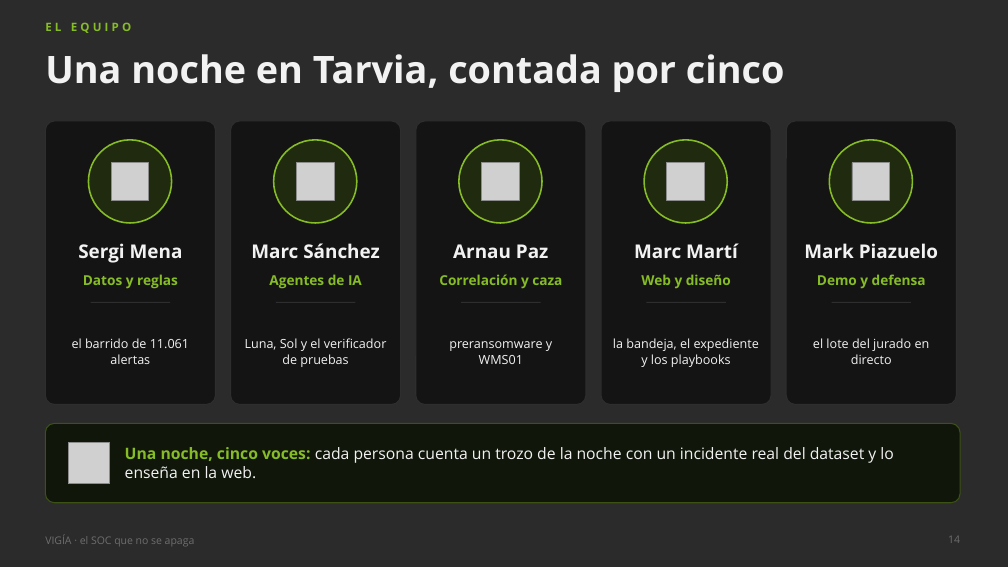
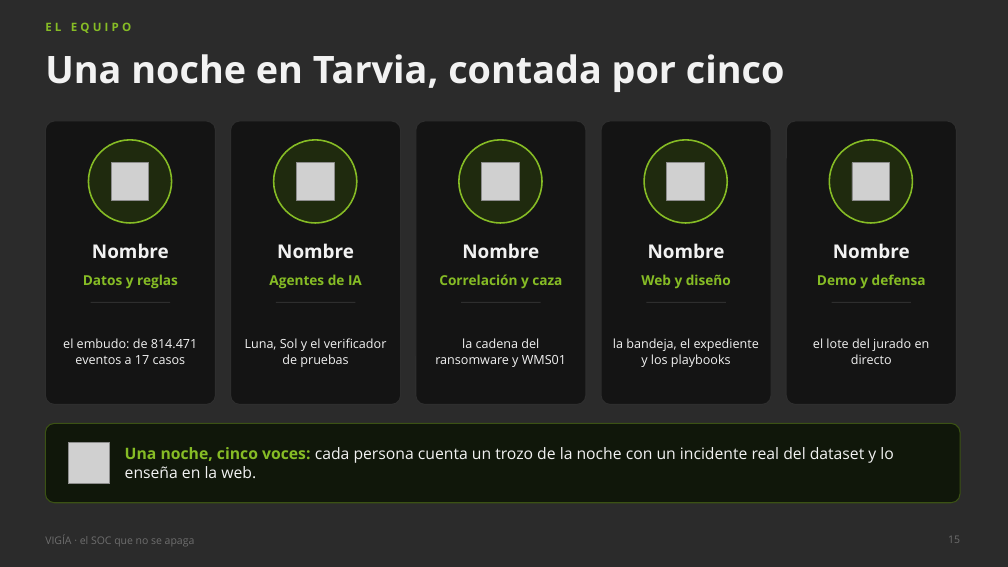
Before and after one commit to marcmarti9/Hack-2026-27, a slide deck: slide 15 of docs/presentacion/VIGIA_presentacion.pptx (slide 14 before the commit). Drawn at 1008x567 pixels with LibreOffice and Linux fonts; fonts in the diff are those of the drawing; grey boxes stand for pictures; background and template pictures are left out; a plain dark background stands for a picture behind light text. Boxes give left, top, right and bottom in pixels: in the first picture for what was removed or moved away, otherwise in the second. Text is boxed around its words. In the diff, an @@ line names an element or a change of style, - is before the commit and + after.

```diff
--- a/docs/presentacion/VIGIA_presentacion.pptx
+++ b/docs/presentacion/VIGIA_presentacion.pptx
@@ text at (x1=92, y1=243, x2=169, y2=258): text changed @@
-Sergi Mena
+Nombre
@@ text at (x1=277, y1=243, x2=354, y2=258): text changed @@
-Marc Sánchez
+Nombre
@@ text at (x1=462, y1=243, x2=539, y2=258): text changed @@
-Arnau Paz
+Nombre
@@ text at (x1=648, y1=243, x2=725, y2=258): text changed @@
-Marc Martí
+Nombre
@@ text at (x1=833, y1=243, x2=910, y2=258): text changed @@
-Mark Piazuelo
+Nombre
@@ text at (x1=63, y1=338, x2=197, y2=364): text changed @@
-el barrido de 11.061 alertas
+el embudo: de 814.471 eventos a 17 casos
@@ text at (x1=435, y1=338, x2=566, y2=367): text changed @@
-preransomware y WMS01
+la cadena del ransomware y WMS01
@@ page number at (x1=948, y1=536, x2=960, y2=543): text changed @@
-14
+15
```
Also in this commit, not shown: 11 other slides changed, 1 slide added, 2 other files.
